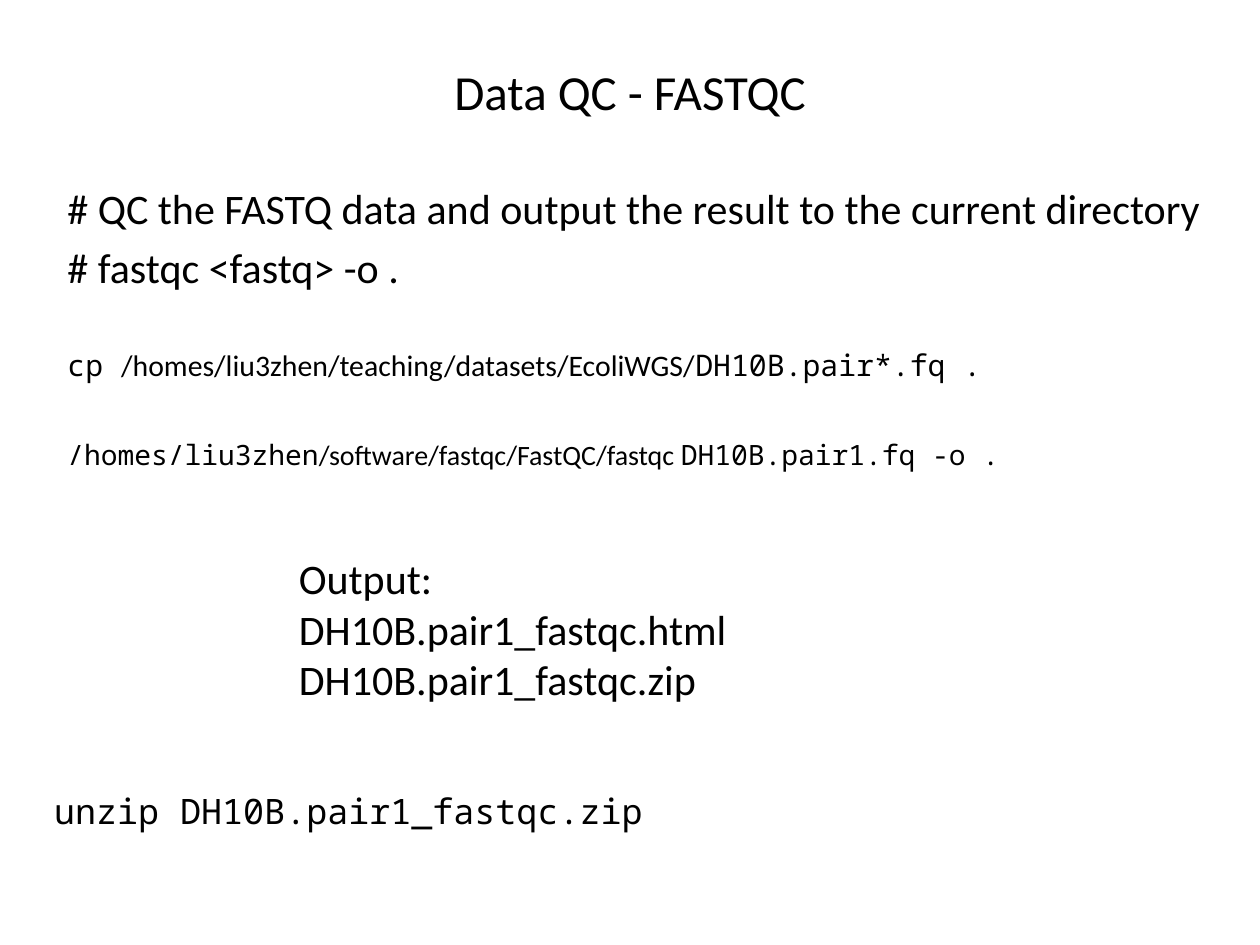
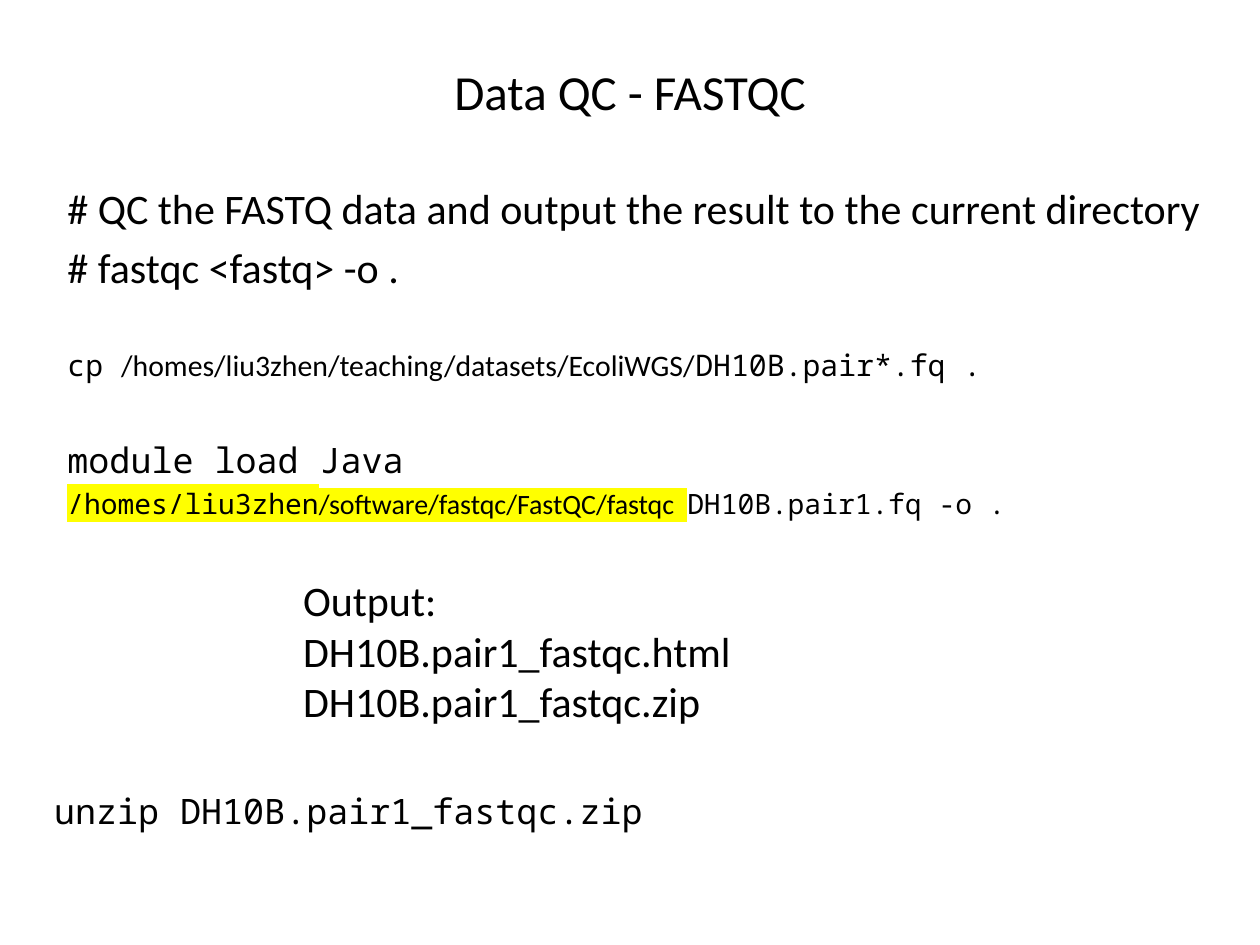
Before and after one commit to liu3zhenlab/teaching, a slide deck: slide 5 of PLPTH813Bioinformatis/2021/labs/lab04_NGS.pptx. Drawn at 1260x945 pixels with LibreOffice and Linux fonts; fonts in the diff are those of the drawing. Boxes give left, top, right and bottom in pixels: in the first picture for what was removed or moved away, otherwise in the second. Text is boxed around its words. In the diff, an @@ line names an element or a change of style, - is before the commit and + after.

```diff
--- a/PLPTH813Bioinformatis/2021/labs/lab04_NGS.pptx
+++ b/PLPTH813Bioinformatis/2021/labs/lab04_NGS.pptx
@@ text at <box>67,446,404,474</box>: paragraph added @@
+module load Java
@@ text at <box>67,487,973,521</box>: highlight none to #FFFF00 in "/homes/liu3zhen/software/fastqc/FastQC/fastqc" @@
@@ text "Output:": place and size @@
-text "Output:" at <box>299,566,726,702</box>
+text "Output:" at <box>303,588,730,724</box>
```
Also in this commit, not shown: 4 other slides changed, 1 other file.
